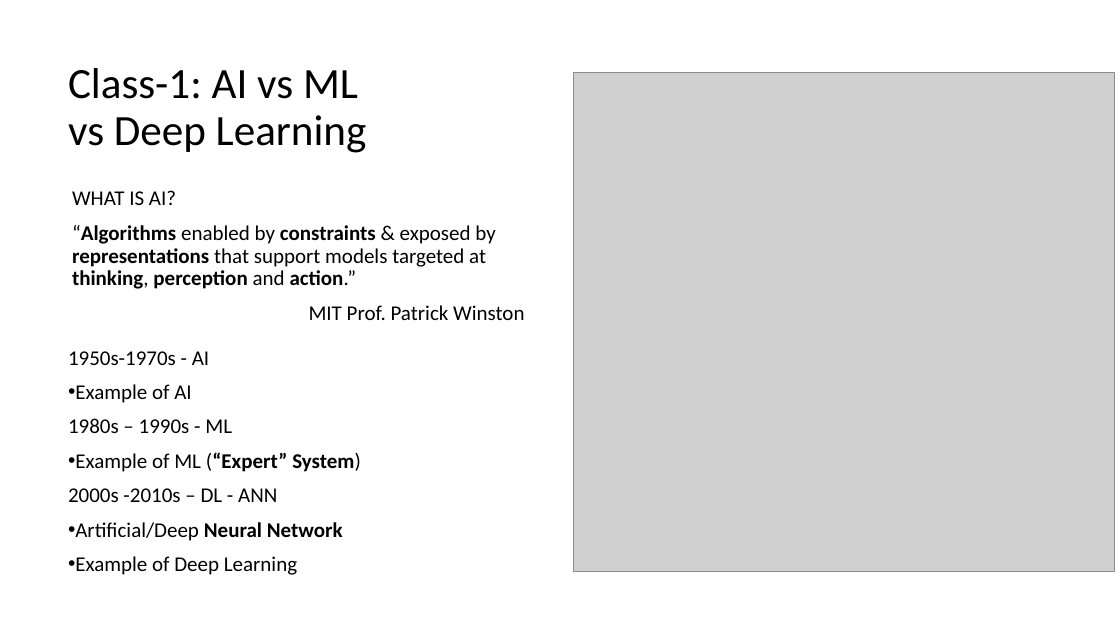
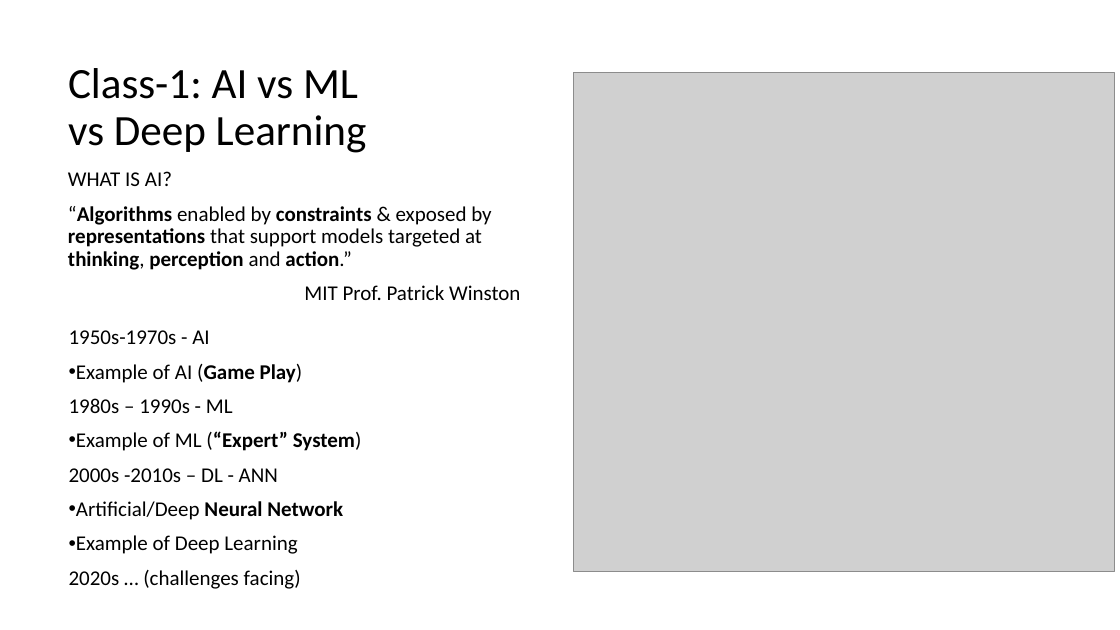
Before and after one commit to renshan2/accesspy, a slide deck: slide 2 of AI-ML-DL/Machine Learning.pptx (slide 3 before the commit). Drawn at 1120x630 pixels with LibreOffice and Linux fonts; fonts in the diff are those of the drawing; grey boxes stand for pictures. Boxes give left, top, right and bottom in pixels: in the first picture for what was removed or moved away, otherwise in the second. Text is boxed around its words. In the diff, an @@ line names an element or a change of style, - is before the commit and + after.

```diff
--- a/AI-ML-DL/Machine Learning.pptx
+++ b/AI-ML-DL/Machine Learning.pptx
@@ text "WHAT IS AI?": place and size @@
-text "WHAT IS AI?" at <box>72,190,524,320</box>
+text "WHAT IS AI?" at <box>68,171,520,300</box>
@@ subtitle "1950s-1970s - AI": place and size @@
-subtitle "1950s-1970s - AI" at <box>68,351,361,575</box>
+subtitle "1950s-1970s - AI" at <box>69,330,362,589</box>
@@ subtitle at <box>76,364,303,383</box>: text changed @@
-• Example of AI
+• Example of AI (Game Play)
@@ subtitle at <box>69,570,301,589</box>: paragraph added @@
+2020s … (challenges facing)
```
Also in this commit, not shown: 5 other slides changed, 4 slides added, 1 slide removed, 3 other files.
